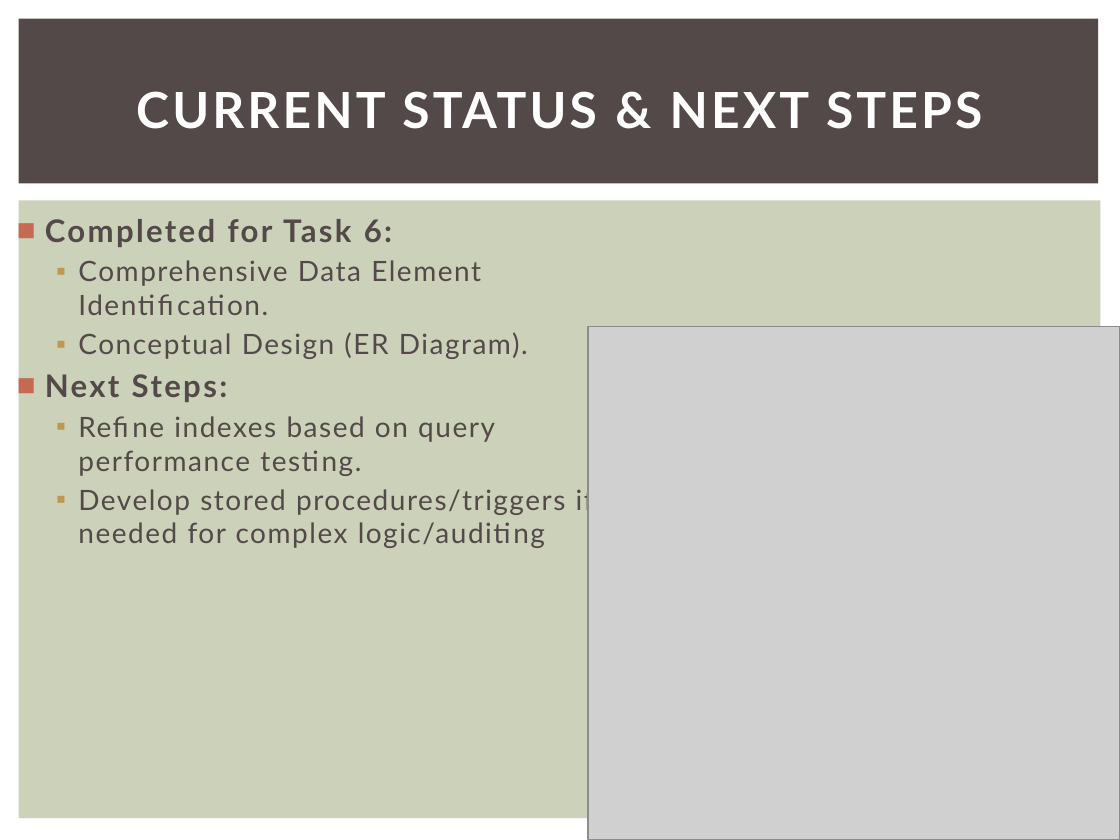
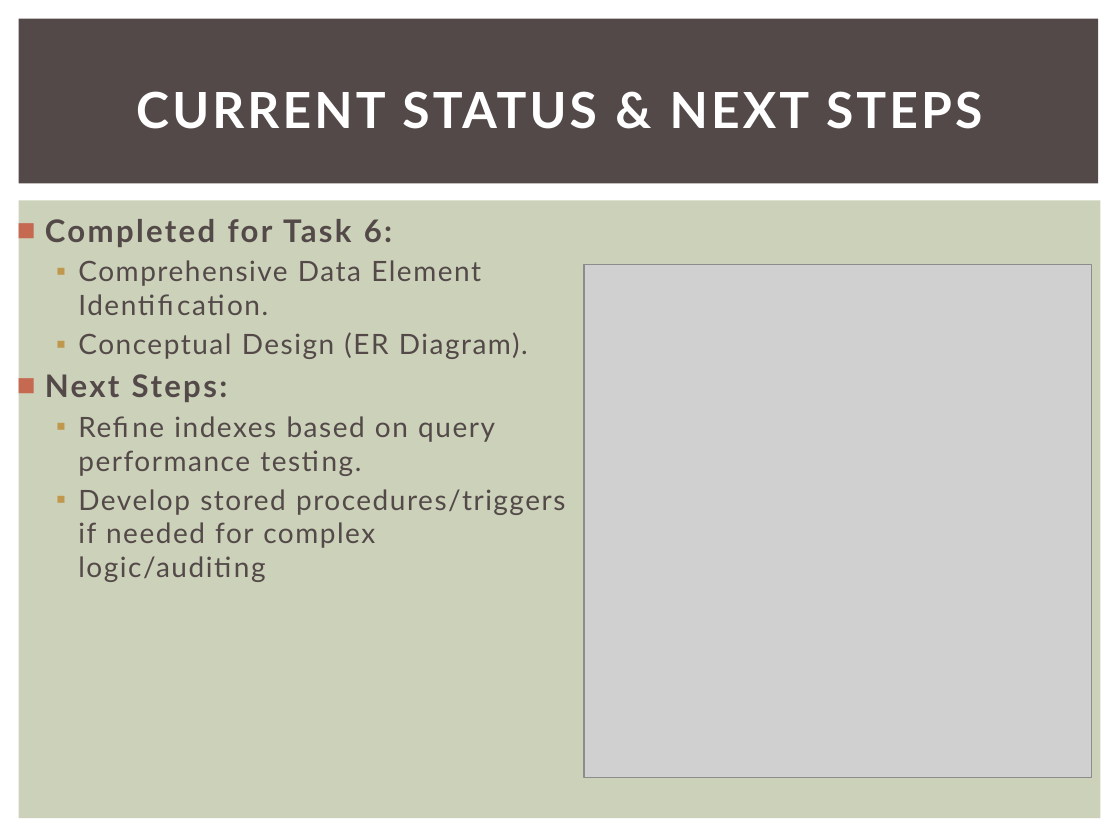
Before and after one commit to kc505/CEF440_2025_GROUP12, a slide deck: slide 12 of Task_6_BackEnd/Task6_SmartCheckDatabase.pptx (slide 11 before the commit). Drawn at 1120x840 pixels with LibreOffice and Linux fonts; fonts in the diff are those of the drawing; grey boxes stand for pictures. Boxes give left, top, right and bottom in pixels: in the first picture for what was removed or moved away, otherwise in the second. Text is boxed around its words. In the diff, an @@ line names an element or a change of style, - is before the commit and + after.

```diff
--- a/Task_6_BackEnd/Task6_SmartCheckDatabase.pptx
+++ b/Task_6_BackEnd/Task6_SmartCheckDatabase.pptx
@@ text "Completed for Task 6:" rewrapped from [45, 219, 594, 548] to [45, 219, 565, 582] @@
@@ picture: place and size @@
-picture at [588, 327, 1120, 840]
+picture at [584, 264, 1091, 777]
```
Also in this commit, not shown: 7 other slides changed, 1 slide added.
